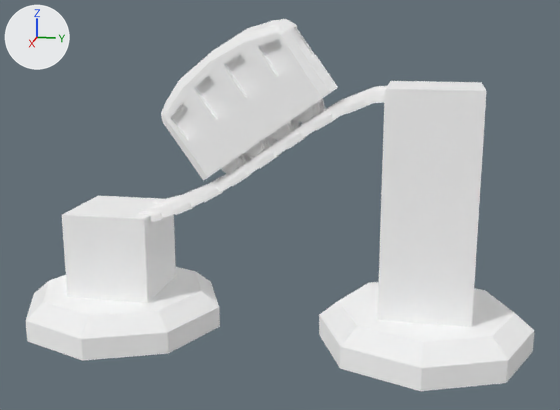
The glTF model public/models/landmarks/funicular.glb, before and after one commit.
Both versions are drawn from a 50 mm lens placed at (16.19, 3.91, 6.62), pointed at (0.07, 0.69, 2.59). Arrows for +X, +Y and +Z are at upper left; the lights stay in place. The picture after the commit comes second. Where no turn or scale is listed for an object, it has been applied to the vertices.

Names of what the first picture shows: 'фуникулёр'.
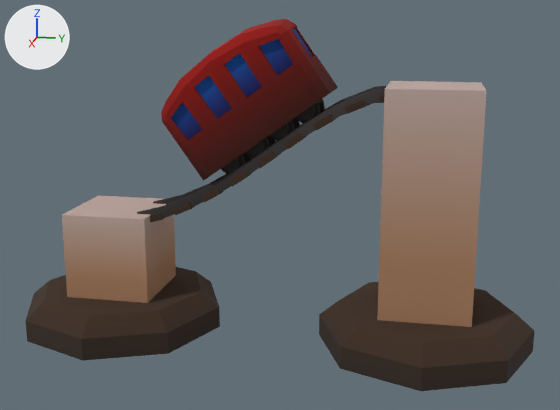
Patch to the scene script:
```diff
--- a/public/models/landmarks/funicular.glb.py
+++ b/public/models/landmarks/funicular.glb.py
@@ img_текстуры_albedo @@
+img_текстуры_albedo = load_image('текстуры_albedo', '_unpacked/_________albedo', 512, 512, 'sRGB')
@@ mat_material_001 @@
 mat_material_001 = principled_material('Material.001')
-mat_material_001.base_color = (1.0, 1.0, 1.0)  # white #ffffff
-mat_material_001.metallic = 1.0
+mat_material_001.texture = img_текстуры_albedo
 mat_material_001.roughness = 1.0
```

Pixel boxes (x1, y1, x2, y2) of what changed, in the pictures (560 x 410 px):
'фуникулёр', surface changed (white to brown): (25, 19, 535, 391) in both
